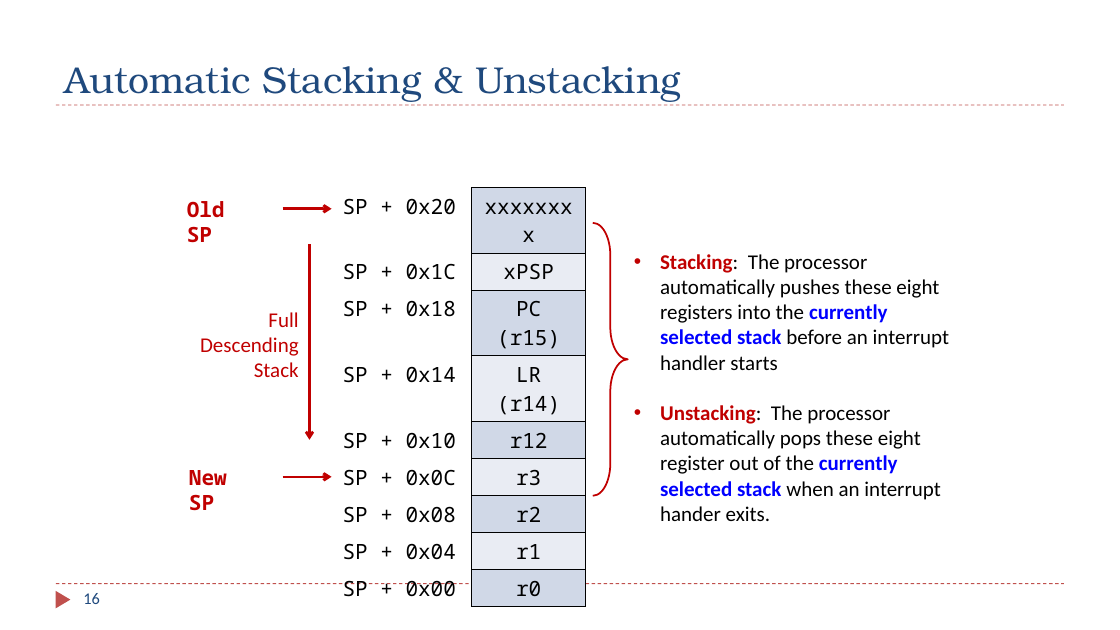
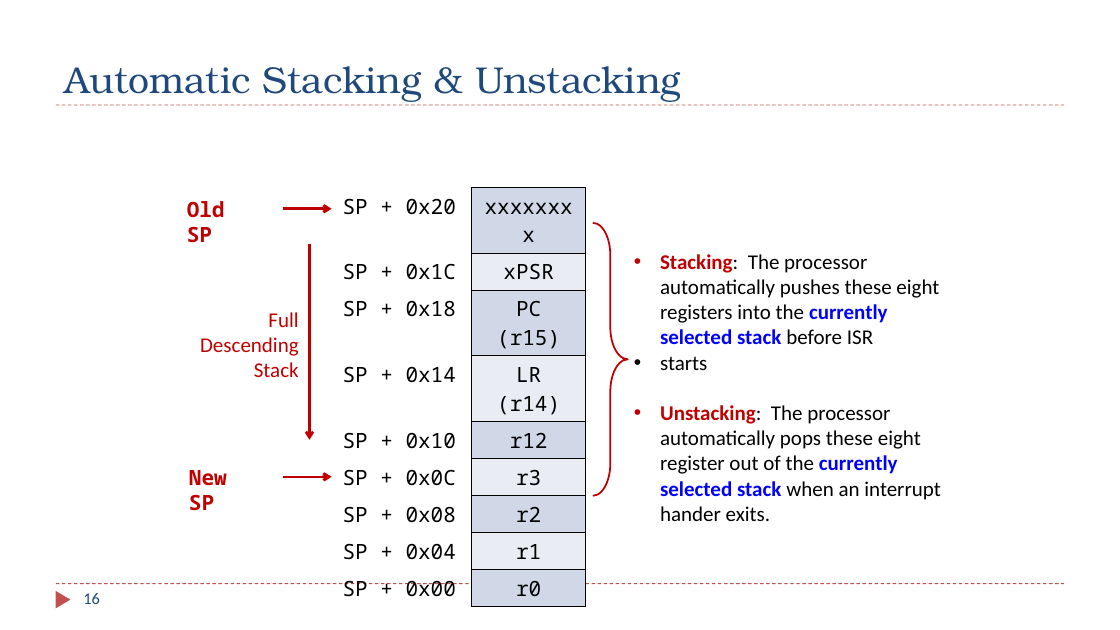
Before and after one commit to guhofstra/CSC111Fa25, a slide deck: slide 16 of PPTs/Ch11_Interrupt_1_Introduction.pptx. Drawn at 1120x630 pixels with LibreOffice and Linux fonts; fonts in the diff are those of the drawing. Boxes give left, top, right and bottom in pixels: in the first picture for what was removed or moved away, otherwise in the second. Text is boxed around its words. In the diff, an @@ line names an element or a change of style, - is before the commit and + after.

```diff
--- a/PPTs/Ch11_Interrupt_1_Introduction.pptx
+++ b/PPTs/Ch11_Interrupt_1_Introduction.pptx
@@ table at (327, 188, 586, 601) @@
-row 2, column 2: xPSP
+row 2, column 2: xPSR
@@ text at (660, 254, 939, 370): text changed @@
-• Stacking: The processor automatically pushes these eight registers into the currently selected stack before an interrupt handler starts
+• Stacking: The processor automatically pushes these eight registers into the currently selected stack before ISR
+• starts
```
Also in this commit, not shown: 10 other slides changed, 10 other files.
